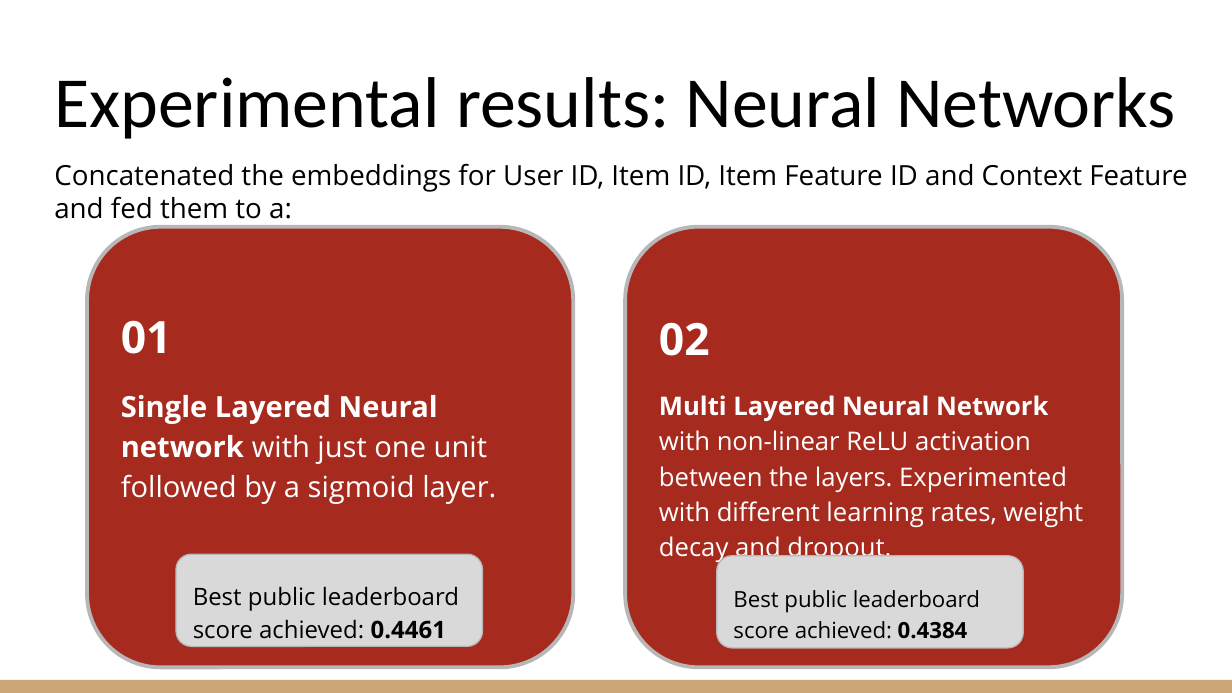
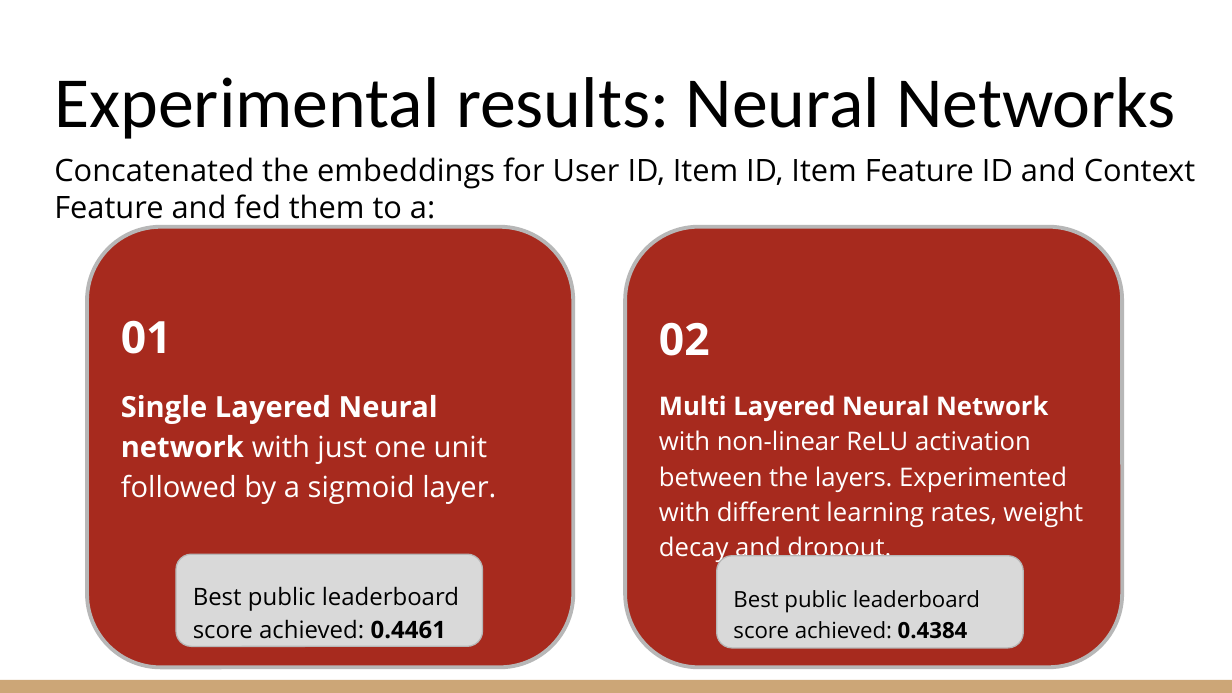
Before and after one commit to chahaksethi/Hotel-Recommendation, a slide deck: slide 7 of Hotel_Recommendation.pptx. Drawn at 1232x693 pixels with LibreOffice and Linux fonts; fonts in the diff are those of the drawing. Boxes give left, top, right and bottom in pixels: in the first picture for what was removed or moved away, otherwise in the second. Text is boxed around its words. In the diff, an @@ line names an element or a change of style, - is before the commit and + after.

```diff
--- a/Hotel_Recommendation.pptx
+++ b/Hotel_Recommendation.pptx
@@ title "Concatenated the embeddings for User ..." at <box>54,157,1195,226</box>: size 16.2 to 18 pt @@
```
Also in this commit, not shown: 1 other slide changed, 3 slides removed.
